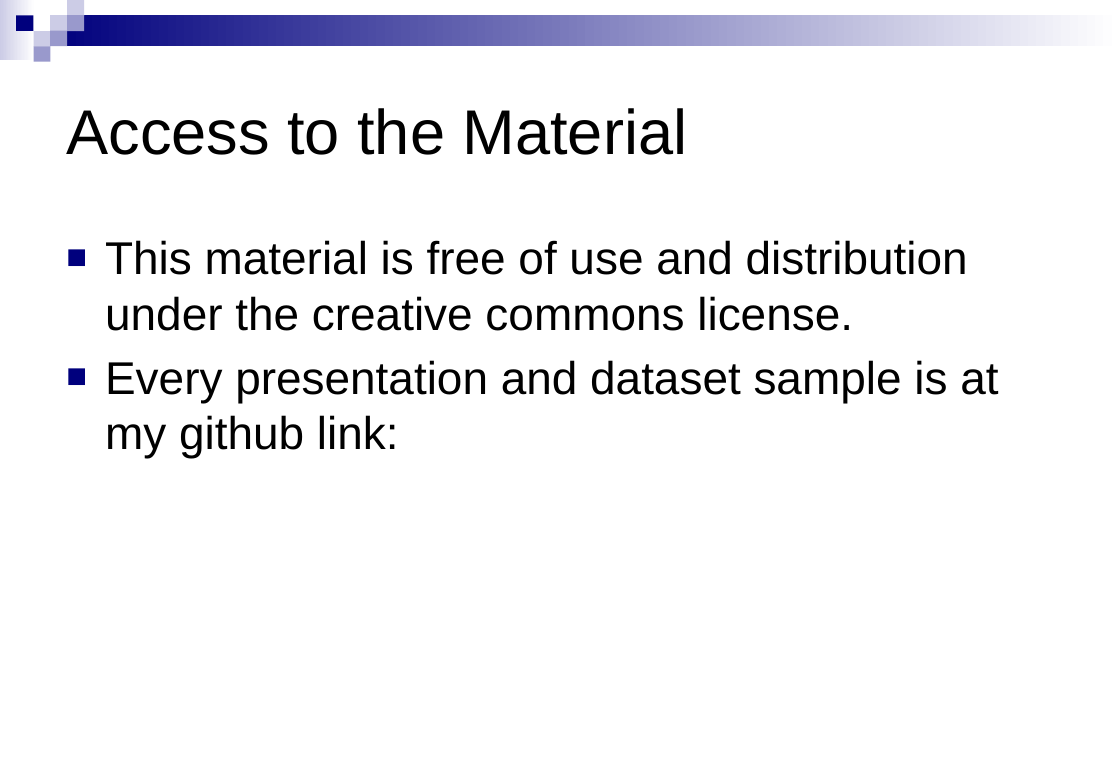
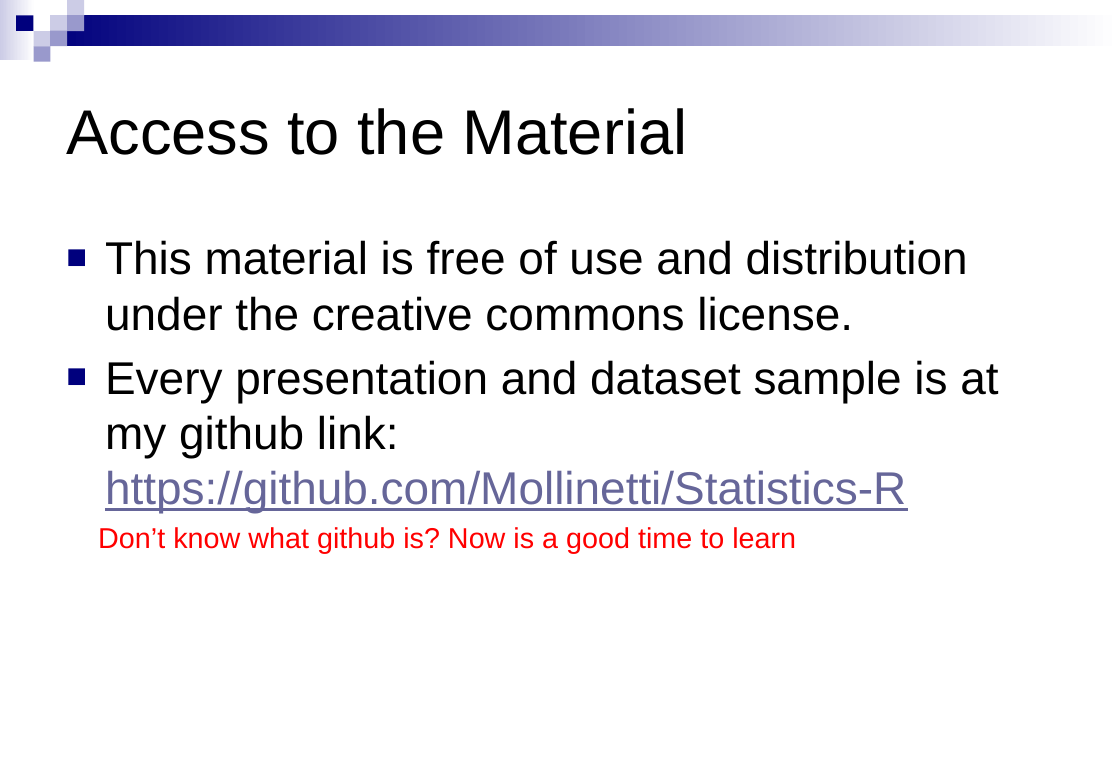
Before and after one commit to Mollinetti/Experiment-Design-R, a slide deck: slide 10 of Class_0.pptx. Drawn at 1120x775 pixels with LibreOffice and Linux fonts; fonts in the diff are those of the drawing. Boxes give left, top, right and bottom in pixels: in the first picture for what was removed or moved away, otherwise in the second. Text is boxed around its words. In the diff, an @@ line names an element or a change of style, - is before the commit and + after.

```diff
--- a/Class_0.pptx
+++ b/Class_0.pptx
@@ text at bbox=[98, 360, 998, 553]: text changed @@
-■ Every presentation and dataset sample is at my github link:
+■ Every presentation and dataset sample is at my github link: https://github.com/Mollinetti/Statistics-R
+Don’t know what github is? Now is a good time to learn
```
Also in this commit, not shown: 4 other files.
